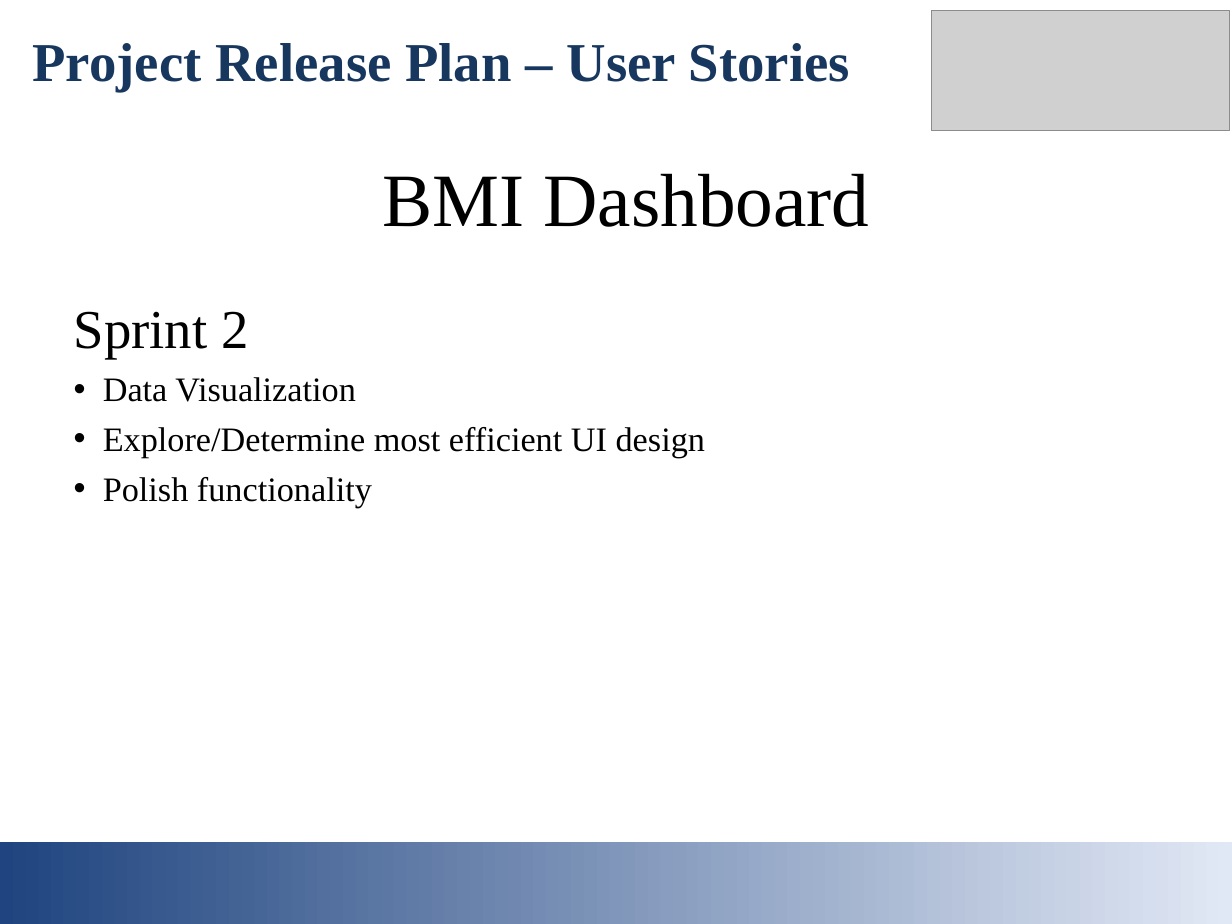
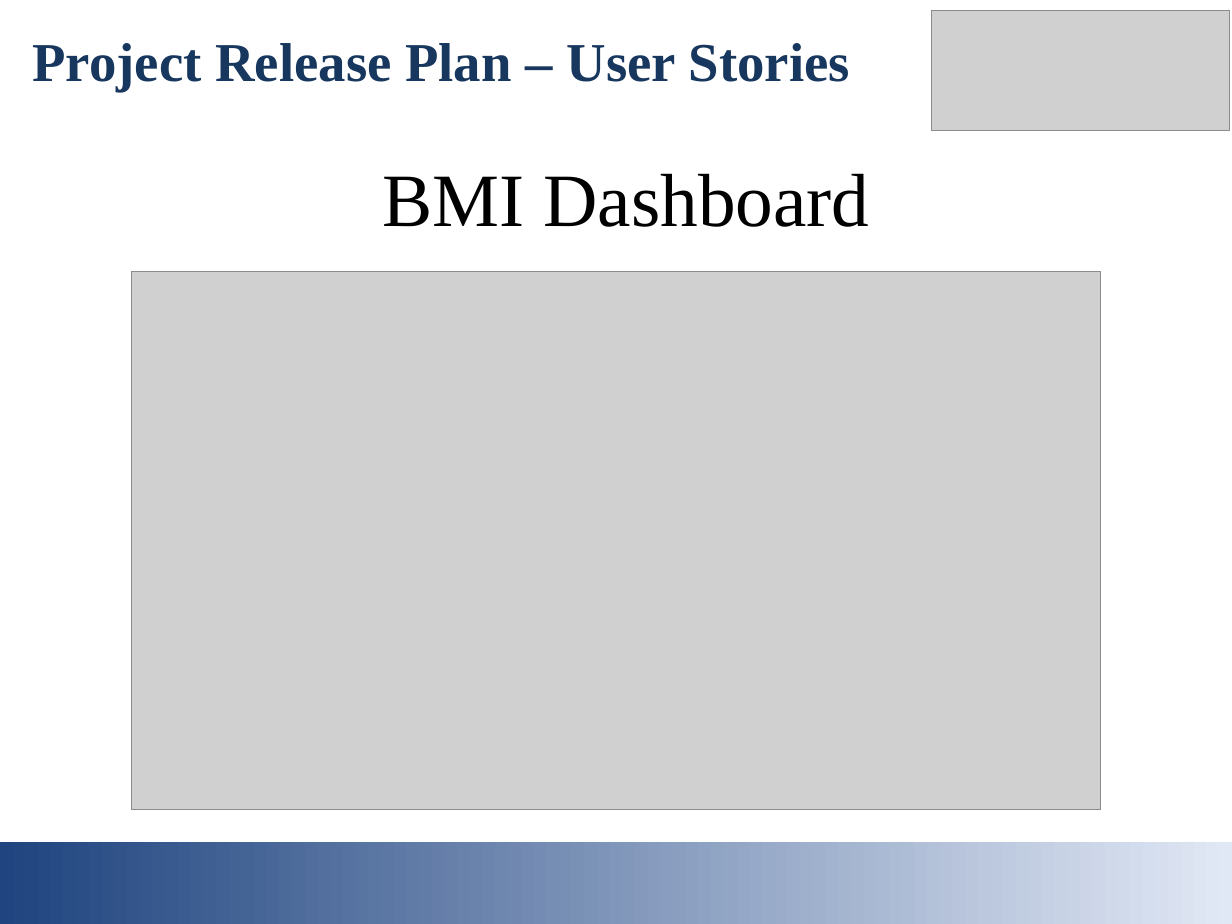
Before and after one commit to kthotav/CMPS115, a slide deck: slide 6 of Deliverables/Initial Presentation_DRAFT.ppt (slide 4 before the commit). Drawn at 1232x924 pixels with LibreOffice and Linux fonts; fonts in the diff are those of the drawing; grey boxes stand for pictures. Boxes give left, top, right and bottom in pixels: in the first picture for what was removed or moved away, otherwise in the second. Text is boxed around its words. In the diff, an @@ line names an element or a change of style, - is before the commit and + after.

```diff
--- a/Deliverables/Initial Presentation_DRAFT.ppt
+++ b/Deliverables/Initial Presentation_DRAFT.ppt
@@ picture added at (x1=132, y1=272, x2=1101, y2=811) @@
@@ text removed at (x1=74, y1=311, x2=705, y2=508) @@
-Sprint 2
-• Data Visualization
-• Explore/Determine most efficient UI design
-• Polish functionality
```
Also in this commit, not shown: 3 other slides changed, 1 slide added, 21 other files.
